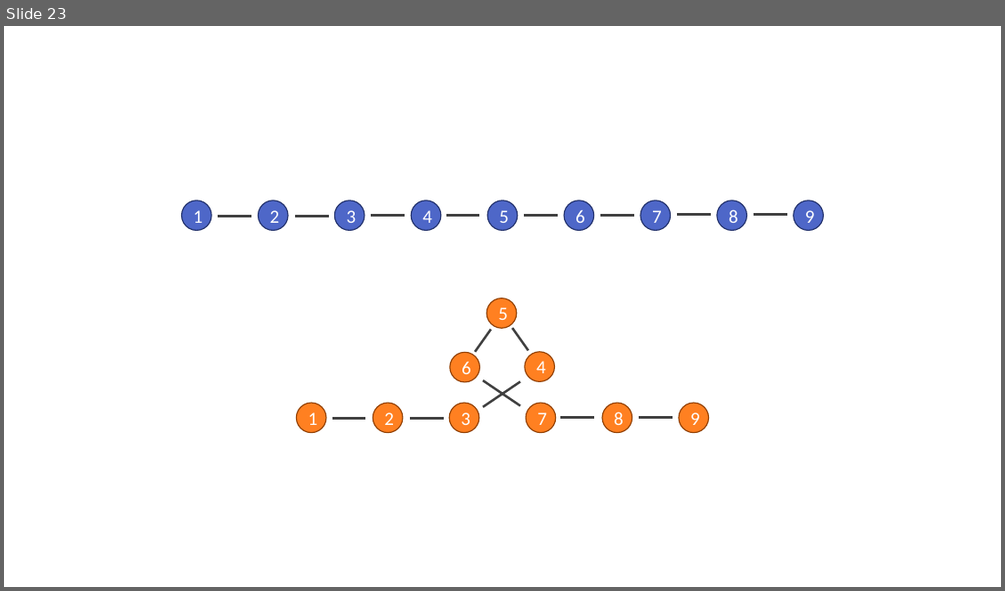
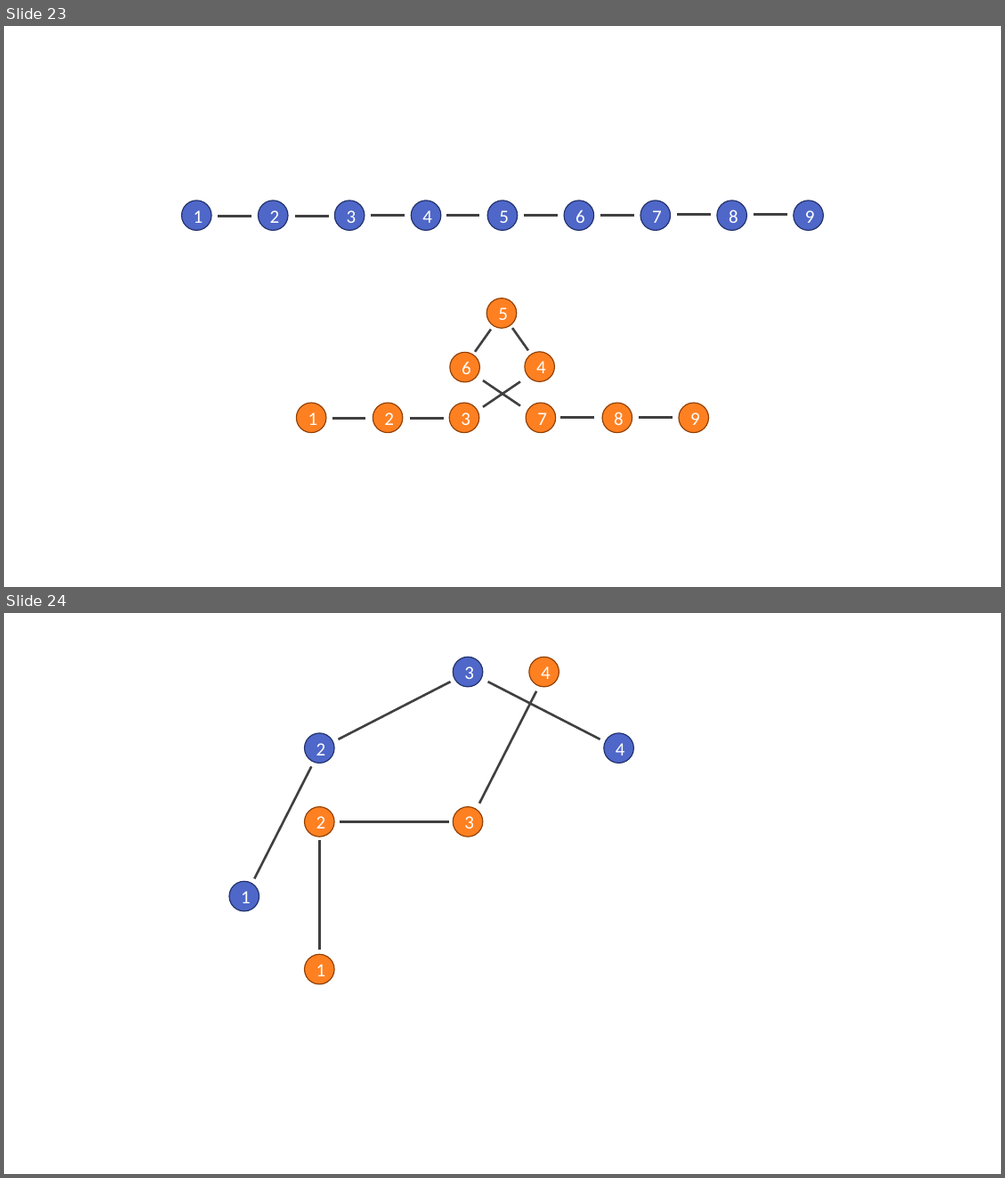
Before and after one commit to phcompeau/biological_modeling_course, a slide deck: figures/MMBS Figures.pptx. Shown one above the other, each under a label of ours: slide 23 before the commit, slides 23 and 24 after it. The pictures are 1005x591 and 1005x1178 pixels, drawn with LibreOffice and Linux fonts; fonts in the diff are those of the drawing. Boxes give left, top, right and bottom in pixels: in the first picture for what was removed or moved away, otherwise in the second. Text is boxed around its words. In the diff, an @@ line names an element or a change of style, - is before the commit and + after.

```diff
--- a/figures/MMBS Figures.pptx
+++ b/figures/MMBS Figures.pptx
@@ slide 24 added at (x1=4, y1=613, x2=1001, y2=1174), background #FFFFFF @@
@@ ellipse added at (x1=453, y1=657, x2=483, y2=687), fill #4E67C8, outline #21306A 1 pt, 18 pt, text #FFFFFF @@
+3
@@ ellipse added at (x1=529, y1=657, x2=558, y2=687), fill #FF8021, outline #903E00 1 pt, 18 pt, text #FFFFFF @@
+4
@@ line added from (339, 739) to (451, 682), #404040 2.25 pt @@
@@ line added from (479, 803) to (536, 690), #404040 2.25 pt @@
@@ line added from (488, 682) to (600, 739), #404040 2.25 pt @@
@@ ellipse added at (x1=305, y1=733, x2=334, y2=763), fill #4E67C8, outline #21306A 1 pt, 18 pt, text #FFFFFF @@
+2
@@ ellipse added at (x1=604, y1=733, x2=633, y2=763), fill #4E67C8, outline #21306A 1 pt, 18 pt, text #FFFFFF @@
+4
@@ line added from (254, 878) to (311, 766), #404040 2.25 pt @@
@@ ellipse added at (x1=305, y1=807, x2=334, y2=836), fill #FF8021, outline #903E00 1 pt, 18 pt, text #FFFFFF @@
+2
@@ line added from (340, 821) to (449, 821), #404040 2.25 pt @@
@@ ellipse added at (x1=453, y1=807, x2=483, y2=836), fill #FF8021, outline #903E00 1 pt, 18 pt, text #FFFFFF @@
+3
@@ line added from (320, 949) to (320, 840), #404040 2.25 pt @@
@@ ellipse added at (x1=229, y1=882, x2=259, y2=911), fill #4E67C8, outline #21306A 1 pt, 18 pt, text #FFFFFF @@
+1
@@ ellipse added at (x1=305, y1=954, x2=334, y2=984), fill #FF8021, outline #903E00 1 pt, 18 pt, text #FFFFFF @@
+1
```
Also in this commit, not shown: 2 other slides added.
